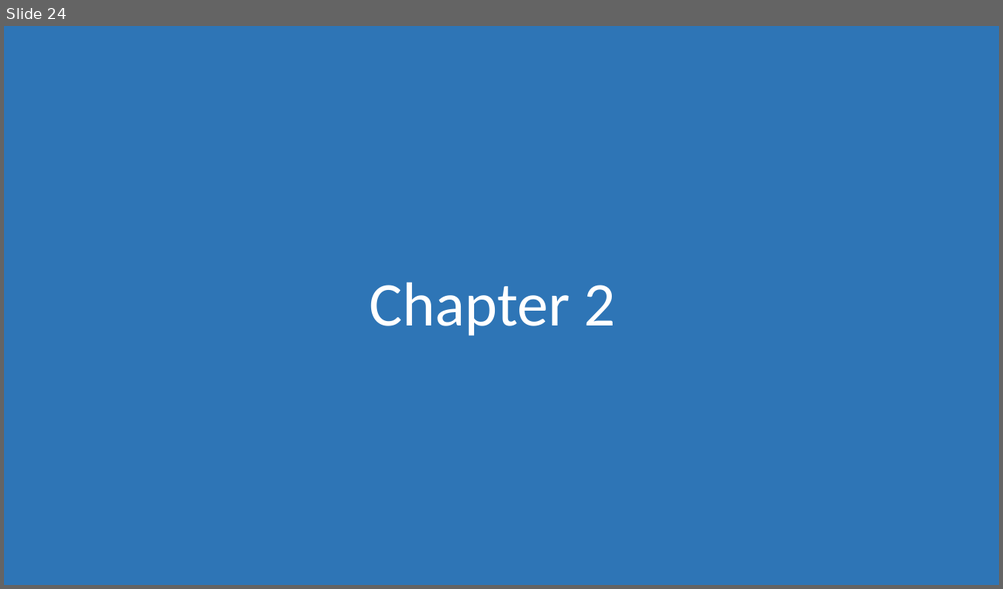
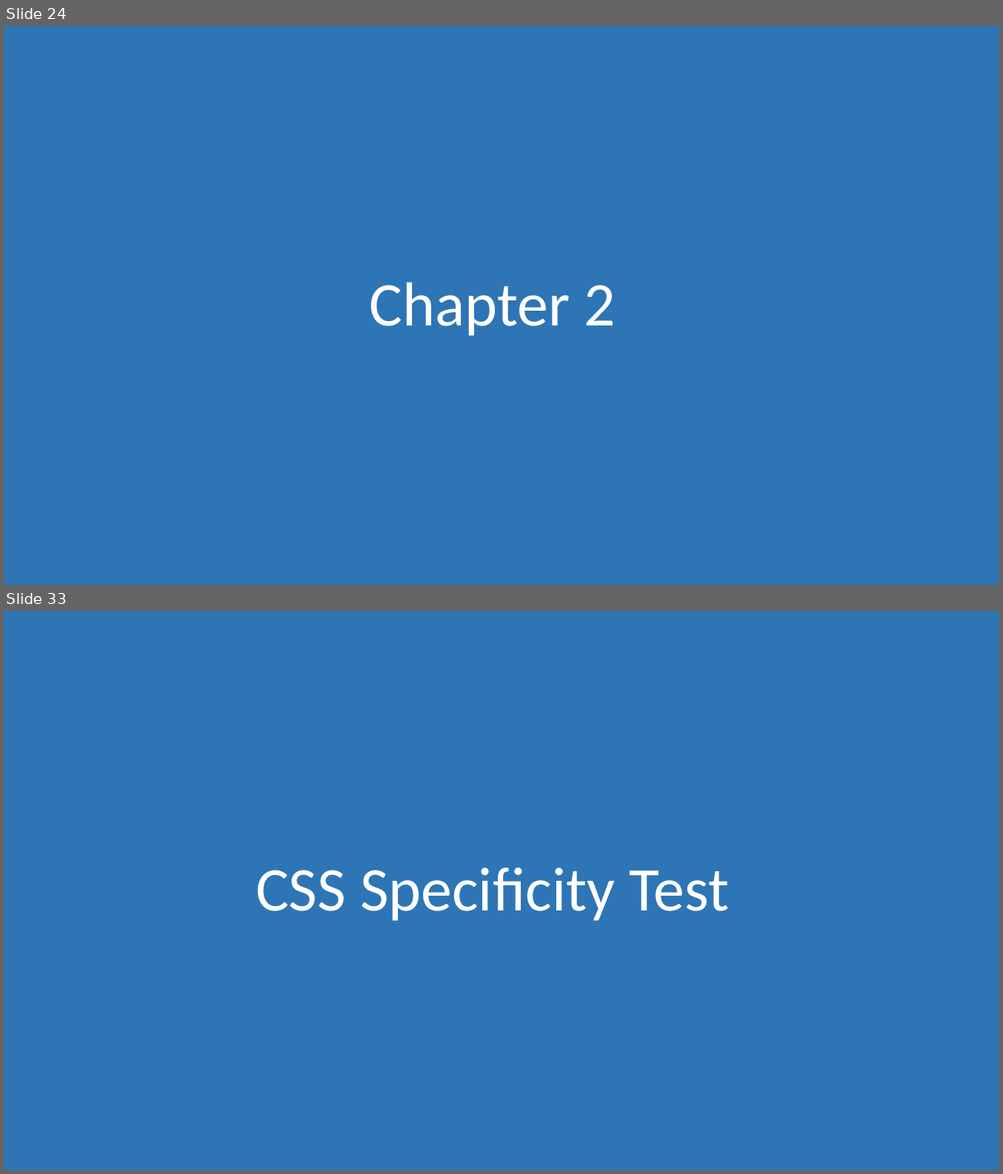
Before and after one commit to morkkis/PWD, a slide deck: presentations/Practical Web Dev.pptx. Shown one above the other, each under a label of ours: slide 24 before the commit, slides 24 and 33 after it; the slides between them are not shown. The pictures are 1003x589 and 1003x1174 pixels, drawn with LibreOffice and Linux fonts; fonts in the diff are those of the drawing. Boxes give left, top, right and bottom in pixels: in the first picture for what was removed or moved away, otherwise in the second. Text is boxed around its words. In the diff, an @@ line names an element or a change of style, - is before the commit and + after.

```diff
--- a/presentations/Practical Web Dev.pptx
+++ b/presentations/Practical Web Dev.pptx
@@ slide 33 added at <box>4,611,999,1170</box>, background #FFFFFF @@
@@ rectangle added at <box>4,611,999,1170</box>, fill #2E75B6 @@
@@ title added at <box>256,868,728,921</box>, 60 pt, text #FFFFFF @@
+CSS Specificity Test
```
Also in this commit, not shown: 21 other slides added, 12 other files.
